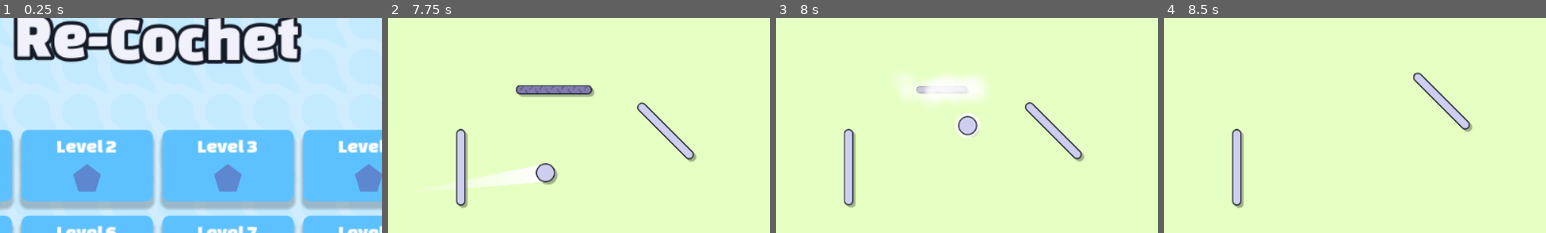
Above: before the commit, frames 1-4 (left to right).
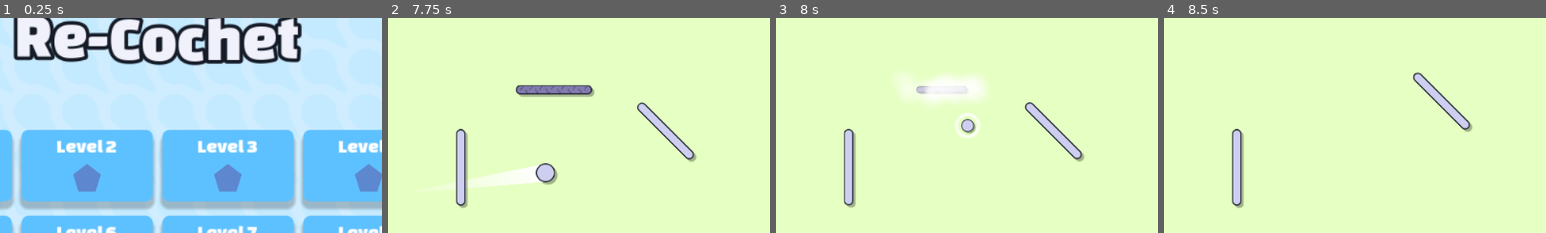
Above: after the commit, the same moments.

Repository: WirelessNine/Re-Cochet
Game: Godot game, scene res://scenes/main/main.tscn
Same seed, same stepped clock (60 frames per second), same inputs: the game is played once before the commit and once after it.
Inputs (mouse positions are % of the whole screen's width and height, from its top left):
- Up to frame 1 (0.25 s): no input
- Up to frame 2 (7.75 s): click (22, 48) at 0.5 s; tap Enter (ui_accept) at 1.25, 1.52, 2, 2.75, 3.5, 4.25, 4.52, 5 s; move the mouse to (72, 45) at 1.27 s; tap I every 1.5 s from 1.35 to 5.85 s; click (72, 45) at 1.42 s; drag from (30, 55) to (50, 50) at 2.02 s; move the mouse to (60, 28) at 2.77 s; drag from (45, 70) to (20, 35) at 3.52 s; move the mouse to (80, 65) at 4.27 s; hold A 4.28-5 s; drag from (20, 35) to (50, 50) at 5.02 s; move the mouse to (55, 50) at 5.77 s; hold Escape (back) 5.78-6.5 s; click (55, 50) at 5.92 s; click (22, 48) at 6.5 s; drag from (35, 25) to (30, 55) at 7.27 s
- Up to frame 3 (8 s): no input
- Up to frame 4 (8.5 s): move the mouse to (72, 45) at 8.02 s; tap I at 8.1 s; tap Enter (ui_accept) at 8.27 s
The pictures show only the part of the screen within x 29-79%, y 14-64%; the shares and areas given below are measured in that part.

Frames 1-2 are identical in both runs. In frame 3, 0.3% of the frame differs, in the area x 47-53%, y 45-56%; in frame 4, nothing differs.

Commit message:
Add more effects

Diff:
--- a/scenes/player/ball.gd
+++ b/scenes/player/ball.gd
@@ -16,6 +16,7 @@
 var movement_started: bool = false
 
 @onready var drag_preview: Line2D = %DragPreview
+@onready var sprite: Sprite2D = %Sprite
 @onready var hit_effect: Sprite2D = %HitEffect
 
 
@@ -91,14 +92,15 @@
 func _play_hit_effect() -> void:
 	hit_effect.scale = Vector2.ONE
 	hit_effect.modulate.a = 1.0
+	sprite.scale = Vector2.ONE * 0.5
 
 	var tween: Tween = create_tween()
 
 	tween.set_parallel(true)
 
 	tween.tween_property(hit_effect, ^"scale", Vector2.ONE * 3.0, 0.4)
-	tween.tween_interval(0.1)
 	tween.tween_property(hit_effect, ^"modulate:a", 0.0, 0.4)
+	tween.tween_property(sprite, ^"scale", Vector2.ONE, 0.2)
 
 
 func _on_area_body_entered(body: Node2D) -> void:
--- a/scenes/player/ball.tscn
+++ b/scenes/player/ball.tscn
@@ -23,6 +23,7 @@
 script = ExtResource("1_jxcsf")
 
 [node name="Sprite" type="Sprite2D" parent="." unique_id=1977855075]
+unique_name_in_owner = true
 texture = ExtResource("2_cladr")
 
 [node name="Shadow" type="Sprite2D" parent="Sprite" unique_id=1835853963]
Not shown, changed: kanban_tasks_data.kanban
